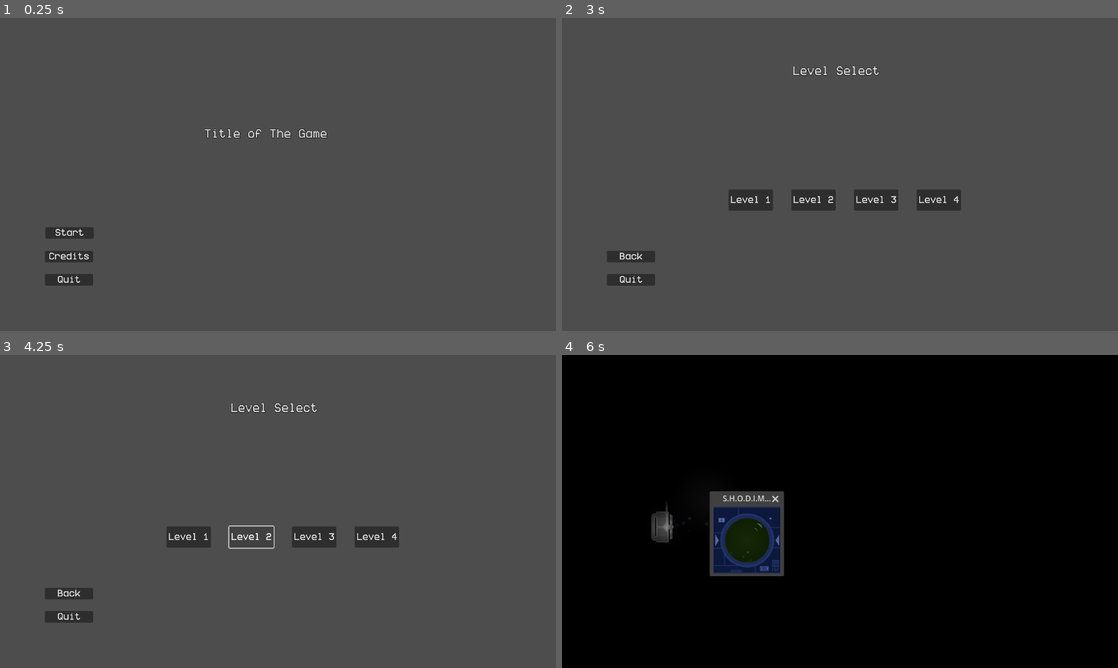
Above: before the commit, frames 1-4 (two rows, left to right).
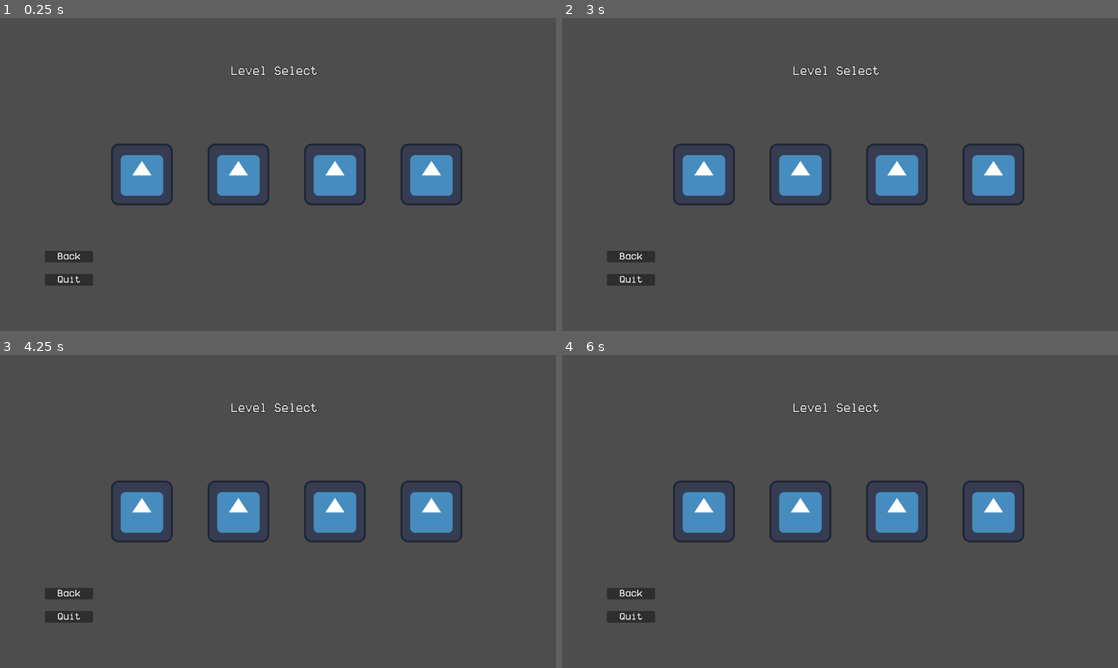
Above: after the commit, the same moments.

Repository: corpusCallosotomy/jamfest2024
Game: Godot game, scene res://scenes/menus/Menu.tscn
Same seed, same stepped clock (60 frames per second), same inputs: the game is played once before the commit and once after it. The engine's default icon, where the game draws it, is replaced by a stand-in: a white triangle on a blue panel in a dark square.
Inputs (mouse positions are in pixels of both pictures, inside the frame that each line leads up to):
- Up to frame 1 (0.25 s): no input
- Up to frame 2 (3 s): click (801, 174) at 0.52 s; click (895, 174) at 1.27 s; click (995, 174) at 2.02 s; click (628, 233) at 2.75 s, where only the run before the commit has a clickable "Start"
- Up to frame 3 (4.25 s): click (250, 536) at 3.5 s, where only the run before the commit has a clickable "Level 2"
- Up to frame 4 (6 s): click (878, 536) at 4.25 s, where only the run before the commit has a clickable "Level 3"; click (940, 536) at 5 s, where only the run before the commit has a clickable "Level 4"; click (751, 536) at 5.75 s, where only the run before the commit has a clickable "Level 1"

The runs differ from the first frame. In frame 1, 6.0% of the frame differs, in the area x 8-84%, y 15-78%; in frame 2, 6.7%; in frame 3, 6.5%; in frame 4, 99%, in the area x 0-100%, y 0-100%.

Commit message:
Collectable Changing to Texture Buttons
Added a collectable that disappears when contacted with the ball.
Also switched all the level buttons in level select to textureButtons with placeholder icons

Diff:
--- /dev/null
+++ b/scenes/Collectible.tscn
@@ -0,0 +1,23 @@
+[gd_scene load_steps=4 format=3 uid="uid://cysvxlblv64ro"]
+
+[ext_resource type="Script" path="res://scripts/elements/collectible.gd" id="1_l2knk"]
+[ext_resource type="Texture2D" uid="uid://bfskvr0q2nox1" path="res://icon.svg" id="2_86fm2"]
+
+[sub_resource type="CircleShape2D" id="CircleShape2D_bagel"]
+radius = 15.1327
+
+[node name="Collectible" type="Node2D"]
+script = ExtResource("1_l2knk")
+
+[node name="Area2D" type="Area2D" parent="."]
+position = Vector2(621, 312)
+
+[node name="CollisionShape2D" type="CollisionShape2D" parent="Area2D"]
+shape = SubResource("CircleShape2D_bagel")
+
+[node name="Icon" type="Sprite2D" parent="Area2D"]
+position = Vector2(0.999975, 0.99999)
+scale = Vector2(0.15625, 0.15625)
+texture = ExtResource("2_86fm2")
+
+[connection signal="body_entered" from="Area2D" to="." method="_on_area_2d_body_entered"]
--- a/scenes/finish.tscn
+++ b/scenes/finish.tscn
@@ -47,7 +47,6 @@
 text = "NEXT LEVEL"
 
 [node name="options" type="Node2D" parent="."]
-visible = false
 top_level = true
 light_mask = 4
 visibility_layer = 4
--- a/scenes/menus/Menu.tscn
+++ b/scenes/menus/Menu.tscn
@@ -1,8 +1,9 @@
-[gd_scene load_steps=8 format=3 uid="uid://cnjyar28e0fpr"]
+[gd_scene load_steps=9 format=3 uid="uid://cnjyar28e0fpr"]
 
 [ext_resource type="Script" path="res://scripts/menu.gd" id="1_1sesr"]
 [ext_resource type="FontFile" uid="uid://dwbtxhfdqlcs3" path="res://Fonts/Better VCR 6.1.ttf" id="2_f5q0a"]
 [ext_resource type="PackedScene" uid="uid://dcavmgiger00b" path="res://combinetest.tscn" id="2_kkmpk"]
+[ext_resource type="Texture2D" uid="uid://bfskvr0q2nox1" path="res://icon.svg" id="4_tal45"]
 [ext_resource type="AudioStream" uid="uid://cx0gtxrw4kgus" path="res://sounds/ButtonClick.wav" id="4_vbvof"]
 
 [sub_resource type="StyleBoxTexture" id="StyleBoxTexture_n0a7c"]
@@ -44,6 +45,7 @@
 buttonSFX = NodePath("AudioStreamPlayer")
 
 [node name="Title" type="Node2D" parent="."]
+visible = false
 
 [node name="TextEdit" type="TextEdit" parent="Title"]
 anchors_preset = 8
@@ -82,7 +84,6 @@
 text = "Credits"
 
 [node name="LevelSelect" type="Node2D" parent="."]
-visible = false
 
 [node name="TextEdit" type="TextEdit" parent="LevelSelect"]
 anchors_preset = 8
@@ -113,52 +114,49 @@
 text = "Back
 "
 
-[node name="HBoxContainer" type="HBoxContainer" parent="LevelSelect"]
-anchors_preset = 8
-anchor_left = 0.5
-anchor_top = 0.5
-anchor_right = 0.5
-anchor_bottom = 0.5
-offset_left = 345.0
-offset_top = 355.0
-offset_right = 827.0
-offset_bottom = 399.78
-grow_horizontal = 2
-grow_vertical = 2
-
-[node name="Level1Button" type="Button" parent="LevelSelect/HBoxContainer"]
-layout_mode = 2
-theme_override_fonts/font = ExtResource("2_f5q0a")
-text = "Level 1"
-
-[node name="MarginContainer" type="MarginContainer" parent="LevelSelect/HBoxContainer"]
-custom_minimum_size = Vector2(30, 15)
-layout_mode = 2
-
-[node name="Level2Button" type="Button" parent="LevelSelect/HBoxContainer"]
-layout_mode = 2
-theme_override_fonts/font = ExtResource("2_f5q0a")
-text = "Level 2"
-
-[node name="MarginContainer2" type="MarginContainer" parent="LevelSelect/HBoxContainer"]
-custom_minimum_size = Vector2(30, 15)
-layout_mode = 2
-
-[node name="Level3Button" type="Button" parent="LevelSelect/HBoxContainer"]
-layout_mode = 2
-theme_override_fonts/font = ExtResource("2_f5q0a")
-text = "Level 3
-"
-
-[node name="MarginContainer3" type="MarginContainer" parent="LevelSelect/HBoxContainer"]
-custom_minimum_size = Vector2(30, 15)
-layout_mode = 2
-
-[node name="Level4Button" type="Button" parent="LevelSelect/HBoxContainer"]
-layout_mode = 2
-theme_override_fonts/font = ExtResource("2_f5q0a")
-text = "Level 4
-"
+[node name="CenterContainer" type="CenterContainer" parent="LevelSelect"]
+offset_left = 230.0
+offset_top = 260.0
+offset_right = 358.015
+offset_bottom = 388.0
+
+[node name="Level1TextureButton" type="TextureButton" parent="LevelSelect/CenterContainer"]
+custom_minimum_size = Vector2(44, 0)
+layout_mode = 2
+texture_normal = ExtResource("4_tal45")
+
+[node name="CenterContainer2" type="CenterContainer" parent="LevelSelect"]
+offset_left = 430.0
+offset_top = 260.0
+offset_right = 558.0
+offset_bottom = 388.0
+
+[node name="Level2TextureButton" type="TextureButton" parent="LevelSelect/CenterContainer2"]
+custom_minimum_size = Vector2(44, 0)
+layout_mode = 2
+texture_normal = ExtResource("4_tal45")
+
+[node name="CenterContainer3" type="CenterContainer" parent="LevelSelect"]
+offset_left = 630.0
+offset_top = 260.0
+offset_right = 758.0
+offset_bottom = 388.0
+
+[node name="Level3TextureButton" type="TextureButton" parent="LevelSelect/CenterContainer3"]
+custom_minimum_size = Vector2(44, 0)
+layout_mode = 2
+texture_normal = ExtResource("4_tal45")
+
+[node name="CenterContainer4" type="CenterContainer" parent="LevelSelect"]
+offset_left = 830.0
+offset_top = 260.0
+offset_right = 958.0
+offset_bottom = 388.0
+
+[node name="Level4TextureButton" type="TextureButton" parent="LevelSelect/CenterContainer4"]
+custom_minimum_size = Vector2(44, 0)
+layout_mode = 2
+texture_normal = ExtResource("4_tal45")
 
 [node name="Credits" type="Node2D" parent="."]
 visible = false
@@ -237,6 +235,9 @@
 [connection signal="pressed" from="Title/StartButton" to="." method="_on_start_button_pressed"]
 [connection signal="pressed" from="Title/CreditsButton" to="." method="_on_credits_button_pressed"]
 [connection signal="pressed" from="LevelSelect/BackButton" to="." method="_on_back_button_pressed"]
-[connection signal="pressed" from="LevelSelect/HBoxContainer/Level1Button" to="." method="_on_level_1_button_pressed"]
+[connection signal="pressed" from="LevelSelect/CenterContainer/Level1TextureButton" to="." method="_on_level_1_texture_button_pressed"]
+[connection signal="pressed" from="LevelSelect/CenterContainer2/Level2TextureButton" to="." method="_on_level_2_texture_button_pressed"]
+[connection signal="pressed" from="LevelSelect/CenterContainer3/Level3TextureButton" to="." method="_on_level_3_texture_button_pressed"]
+[connection signal="pressed" from="LevelSelect/CenterContainer4/Level4TextureButton" to="." method="_on_level_4_texture_button_pressed"]
 [connection signal="pressed" from="Credits/BackButton" to="." method="_on_back_button_pressed"]
 [connection signal="pressed" from="QuitButton" to="." method="_on_quit_button_pressed"]
--- /dev/null
+++ b/scripts/elements/collectible.gd
@@ -0,0 +1,16 @@
+extends Node2D
+
+
+# Called when the node enters the scene tree for the first time.
+func _ready() -> void:
+	pass # Replace with function body.
+
+
+# Called every frame. 'delta' is the elapsed time since the previous frame.
+func _process(delta: float) -> void:
+	pass
+
+
+func _on_area_2d_body_entered(body: Node2D) -> void:
+	if body.is_in_group("ball"):
+		self.queue_free() # Replace with function body.
--- a/scripts/menu.gd
+++ b/scripts/menu.gd
@@ -67,3 +67,26 @@
 	buttonSFX.playing = true
 	get_tree().root.add_child(lvl4.instantiate())
 	queue_free()
+
+
+func _on_level_1_texture_button_pressed() -> void:
+	buttonSFX.playing = true
+	#var lvl1instance = lvl1.instantiate()
+	#get_tree().root.add_child(lvl1instance)
+	#queue_free()
+	get_tree().change_scene_to_packed(lvl1)# Replace with function body.
+
+
+func _on_level_2_texture_button_pressed() -> void:
+	buttonSFX.playing = true
+	get_tree().change_scene_to_packed(lvl2)
+
+
+func _on_level_3_texture_button_pressed() -> void:
+	buttonSFX.playing = true
+	get_tree().change_scene_to_packed(lvl3)
+
+
+func _on_level_4_texture_button_pressed() -> void:
+	buttonSFX.playing = true
+	get_tree().change_scene_to_packed(lvl4)
